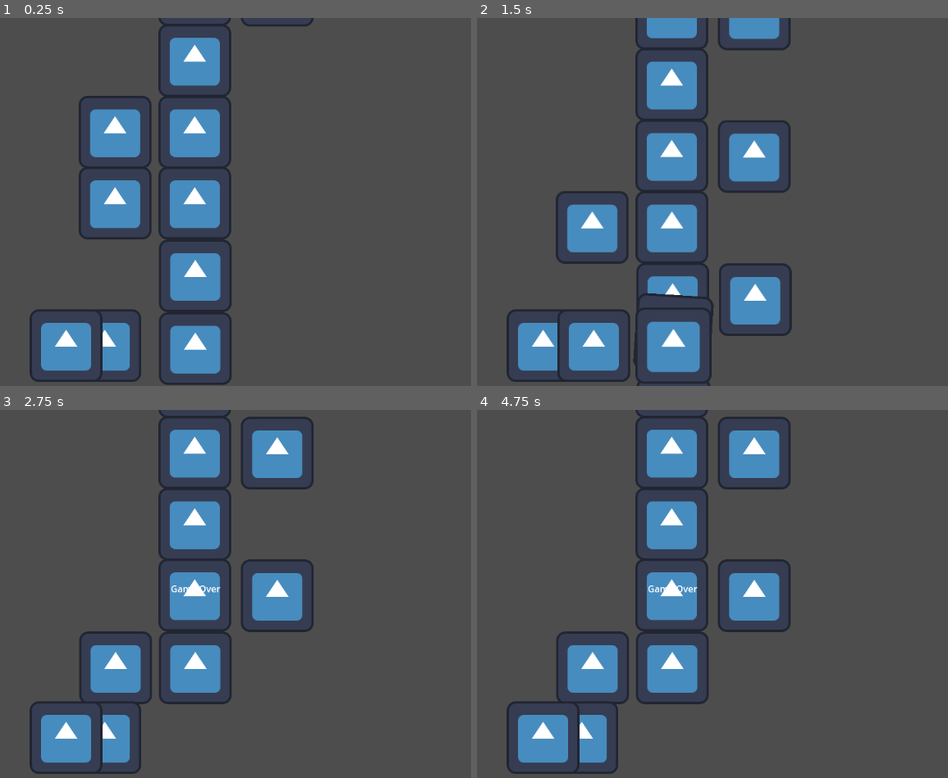
Above: before the commit, frames 1-4 (two rows, left to right).
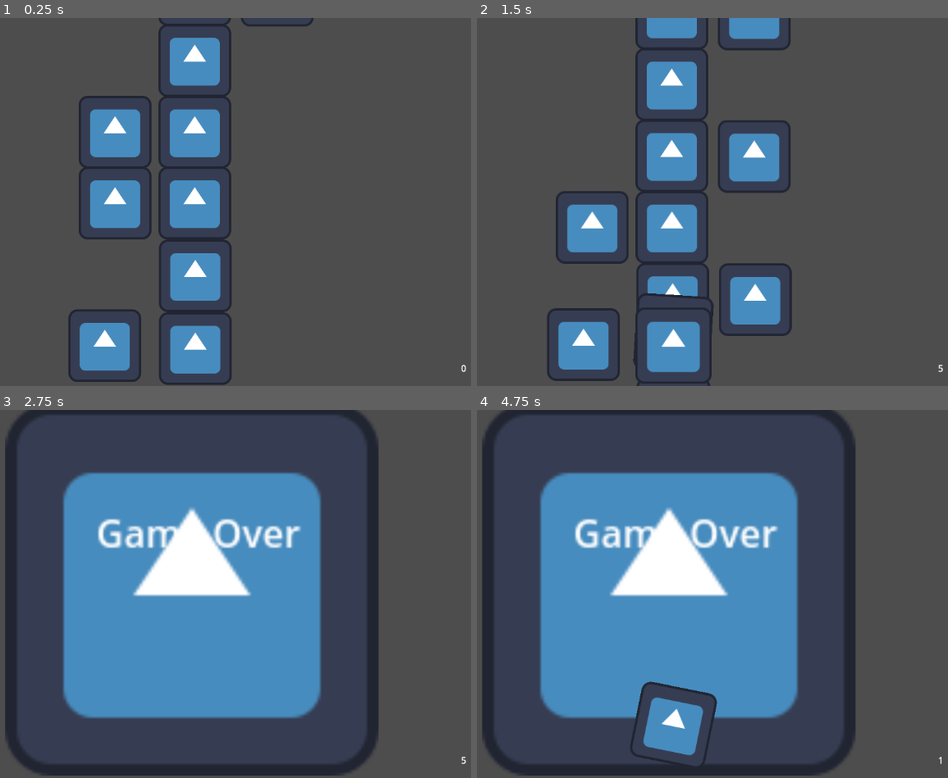
Above: after the commit, the same moments.

Repository: giovanemachado/timbergdtman
Game: Godot game, scene res://src/Main.tscn
Same seed, same stepped clock (60 frames per second), same inputs: the game is played once before the commit and once after it. The engine's default icon, where the game draws it, is replaced by a stand-in: a white triangle on a blue panel in a dark square.
Inputs:
- Up to frame 1 (0.25 s): no input
- Up to frame 2 (1.5 s): tap Enter at 0.5 s; hold D (cut_right) 0.53-1.28 s; hold A (cut_left) from 1.28 s (still down)
- Up to frame 3 (2.75 s): release A (cut_left) at 2.03 s; hold D (cut_right) from 2.03 s (still down)
- Up to frame 4 (4.75 s): tap R (restart, bound only after the commit) at 2.75, 4.15 s; release D (cut_right) at 3.53 s; hold A (cut_left) from 3.53 s (still down)

The runs differ from the first frame. In frame 1, 1.7% of the frame differs, in the area x 6-99%, y 79-99%; in frame 2, 2.5%; in frame 3, 45%; in frame 4, 46%, in the area x 1-99%, y 0-100%.

Commit message:
add restart game, game over, move char to sides in cuts

Diff:
--- a/project.godot
+++ b/project.godot
@@ -1,16 +1,8 @@
-; Engine configuration file.
-; It's best edited using the editor UI and not directly,
-; since the parameters that go here are not all obvious.
-;
-; Format:
-;   [section] ; section goes between []
-;   param=value ; assign values to parameters
-
 config_version=5
 
 [application]
 
-config/name="P"
+config/name="timbergdtman"
 run/main_scene="res://src/Main.tscn"
 config/features=PackedStringArray("4.0", "Forward Plus")
 config/icon="res://icon.svg"
@@ -32,3 +24,8 @@
 "events": [Object(InputEventKey,"resource_local_to_scene":false,"resource_name":"","device":-1,"window_id":0,"alt_pressed":false,"shift_pressed":false,"ctrl_pressed":false,"meta_pressed":false,"pressed":false,"keycode":0,"physical_keycode":65,"key_label":0,"unicode":97,"echo":false,"script":null)
 ]
 }
+restart={
+"deadzone": 0.5,
+"events": [Object(InputEventKey,"resource_local_to_scene":false,"resource_name":"","device":-1,"window_id":0,"alt_pressed":false,"shift_pressed":false,"ctrl_pressed":false,"meta_pressed":false,"pressed":false,"keycode":0,"physical_keycode":82,"key_label":0,"unicode":114,"echo":false,"script":null)
+]
+}
--- a/src/Main.tscn
+++ b/src/Main.tscn
@@ -1,10 +1,11 @@
-[gd_scene load_steps=6 format=3 uid="uid://bh45mhydyuxn7"]
+[gd_scene load_steps=7 format=3 uid="uid://5scjddskb1de"]
 
 [ext_resource type="Script" path="res://src/tree/tree.gd" id="1_cqndx"]
 [ext_resource type="PackedScene" uid="uid://dg7cfeaaojmya" path="res://src/tree/TreeTuck.tscn" id="2_6myp2"]
 [ext_resource type="Script" path="res://src/player/player.gd" id="3_n0jcn"]
 [ext_resource type="Texture2D" uid="uid://d0ip05whua6kq" path="res://icon.svg" id="4_p54rr"]
-[ext_resource type="Script" path="res://src/ui.gd" id="5_ag6r4"]
+[ext_resource type="Script" path="res://src/ui/game_over_ui.gd" id="5_7vmv4"]
+[ext_resource type="Script" path="res://src/ui/ui.gd" id="6_dfa4g"]
 
 [node name="Main" type="Node2D"]
 metadata/_edit_vertical_guides_ = [561.0]
@@ -58,21 +59,43 @@
 position = Vector2(399, 577)
 texture = ExtResource("4_p54rr")
 
-[node name="TempAxe" type="Sprite2D" parent="Player/TempPlayer"]
-position = Vector2(-68, 0)
+[node name="AnimationPlayer" type="AnimationPlayer" parent="Player"]
+
+[node name="PlayerRightPosition" type="Marker2D" parent="Player"]
+position = Vector2(714, 566)
+
+[node name="PlayerLeftPosition" type="Marker2D" parent="Player"]
+position = Vector2(402, 575)
+
+[node name="GameOverUI" type="Node2D" parent="."]
+script = ExtResource("5_7vmv4")
+
+[node name="TextureRect" type="TextureRect" parent="GameOverUI"]
+offset_left = 224.0
+offset_top = -12.0
+offset_right = 352.0
+offset_bottom = 116.0
+scale = Vector2(5.12713, 5.12713)
 texture = ExtResource("4_p54rr")
 
-[node name="AnimationPlayer" type="AnimationPlayer" parent="Player"]
+[node name="GameOverText" type="RichTextLabel" parent="GameOverUI"]
+offset_left = 384.0
+offset_top = 168.0
+offset_right = 500.0
+offset_bottom = 200.0
+scale = Vector2(4.12427, 4.12427)
+text = "Game Over"
+scroll_active = false
 
 [node name="UI" type="Node2D" parent="."]
-script = ExtResource("5_ag6r4")
+script = ExtResource("6_dfa4g")
 
-[node name="GameOverText" type="RichTextLabel" parent="UI"]
-offset_left = 515.0
-offset_top = 303.0
-offset_right = 631.0
-offset_bottom = 335.0
-text = "Game Over"
+[node name="ScoreText" type="RichTextLabel" parent="UI"]
+offset_left = 1025.0
+offset_top = 605.0
+offset_right = 1141.0
+offset_bottom = 637.0
+text = "0"
 scroll_active = false
 
 [connection signal="timeout" from="Tree/Timer" to="Tree" method="_on_timer_timeout"]
--- a/src/player/player.gd
+++ b/src/player/player.gd
@@ -2,13 +2,33 @@
 
 signal hit(side)
 
+@onready var right_position = $PlayerRightPosition.position
+@onready var left_position = $PlayerLeftPosition.position
+
+var game_over = false
+
+func _ready():
+	SignalBus.game_over.connect(_on_game_over)
+
 func _process(_delta):
+	if game_over && Input.is_action_pressed("restart"):
+		get_tree().reload_current_scene()
+		return
+
 	if Input.is_action_pressed("cut_right"):
 		hit_tree(Globals.HitSide.RIGHT)
 
 	if Input.is_action_pressed("cut_left"):
 		hit_tree(Globals.HitSide.LEFT)
 
+func _on_game_over():
+	game_over = true
 
 func hit_tree(side):
+	if side == Globals.HitSide.RIGHT:
+		$TempPlayer.position = right_position
+
+	if side == Globals.HitSide.LEFT:
+		$TempPlayer.position = left_position
+
 	hit.emit(side)
--- a/src/signal_bus.gd
+++ b/src/signal_bus.gd
@@ -1,3 +1,4 @@
 extends Node
 
 signal game_over
+signal tree_hit
--- a/src/tree/tree.gd
+++ b/src/tree/tree.gd
@@ -32,6 +32,7 @@
 		return
 
 	update_all_tucks()
+	SignalBus.tree_hit.emit()
 
 func _on_game_over():
 	print("yeh")
--- a/src/tree/tree_tuck.gd
+++ b/src/tree/tree_tuck.gd
@@ -32,6 +32,10 @@
 
 func hit():
 	z_index = 1
+
+	if branch != null:
+		branch.queue_free()
+
 	anim.play(Globals.TREE_TUCK_ANIMATIONS_NAMES.HIT)
 
 func move_to(final_position):
--- a/src/ui.gd
+++ b/src/ui/game_over_ui.gd
@@ -1,9 +1,11 @@
 extends Node2D
+
+@onready var game_over_text = $GameOverText
 
 
 func _ready():
 	SignalBus.game_over.connect(_on_game_over)
-	$GameOverText.hide()
+	hide()
 
 func _on_game_over():
-	$GameOverText.show()
+	show()
--- /dev/null
+++ b/src/ui/ui.gd
@@ -0,0 +1,11 @@
+extends Node2D
+
+@onready var score_text = $ScoreText
+var score = 0
+
+func _ready():
+	SignalBus.tree_hit.connect(_on_tree_hit)
+
+func _on_tree_hit():
+	score += 1
+	score_text.text = str(score)
Not shown, changed: README.md
